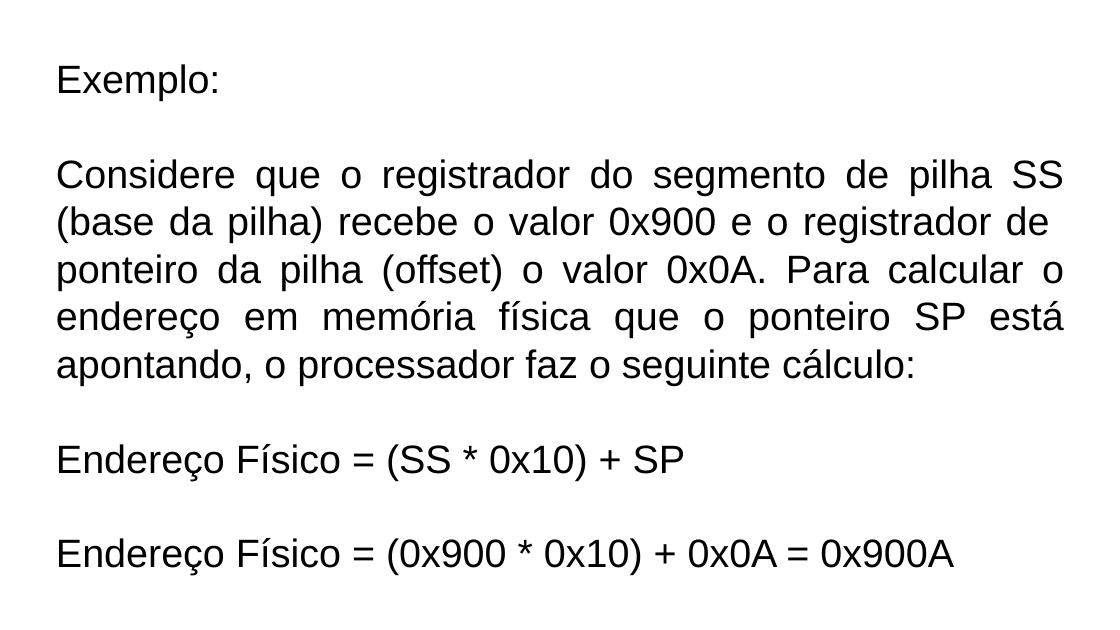
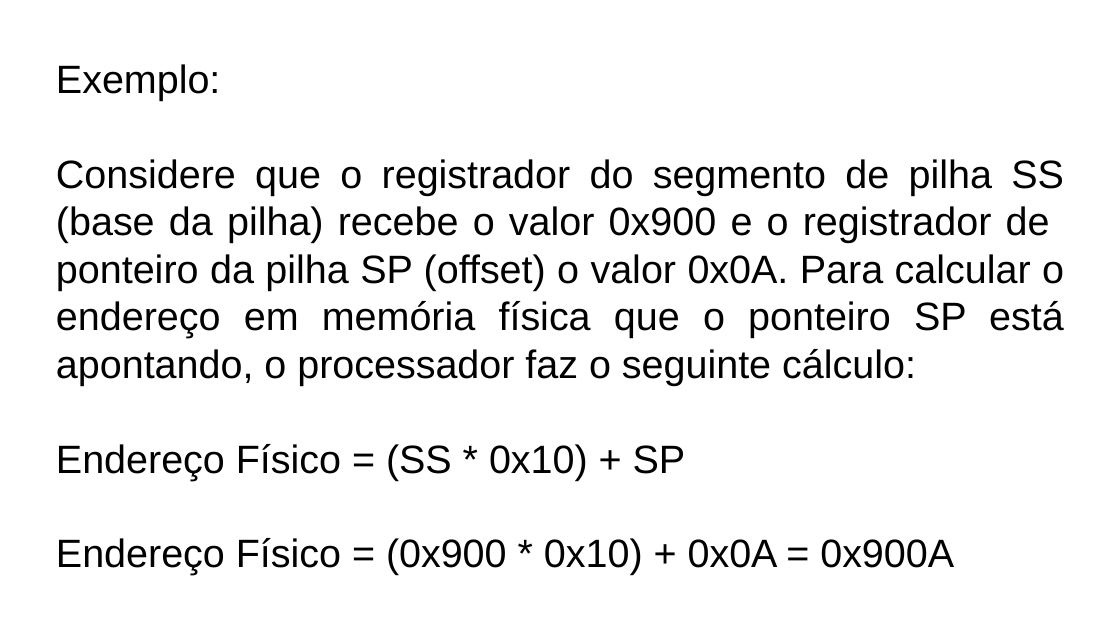
Before and after one commit to LeandroApAlmeida/Bootloader, a slide deck: slide 5 of doc/Fakenix.odp. Drawn at 1120x630 pixels with LibreOffice and Linux fonts; fonts in the diff are those of the drawing. Boxes give left, top, right and bottom in pixels: in the first picture for what was removed or moved away, otherwise in the second. Text is boxed around its words. In the diff, an @@ line names an element or a change of style, - is before the commit and + after.

```diff
--- a/doc/Fakenix.odp
+++ b/doc/Fakenix.odp
@@ subtitle at (56, 159, 1064, 385): text changed @@
-Considere que o registrador do segmento de pilha SS (base da pilha) recebe o valor 0x900 e o registrador de ponteiro da pilha (offset) o valor 0x0A. Para calcular o endereço em memória física que o ponteiro SP está apontando, o processador faz o seguinte cálculo:
+Considere que o registrador do segmento de pilha SS (base da pilha) recebe o valor 0x900 e o registrador de ponteiro da pilha SP (offset) o valor 0x0A. Para calcular o endereço em memória física que o ponteiro SP está apontando, o processador faz o seguinte cálculo:
```
Also in this commit, not shown: 9 other slides changed, 1 other file.
